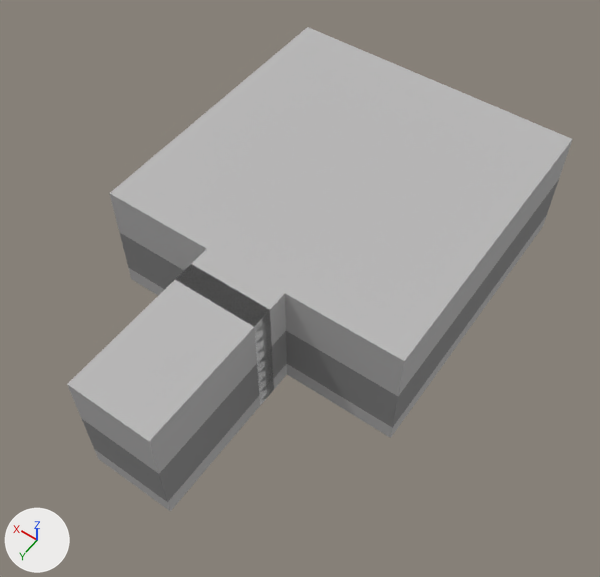
The Blender file Working/level44.blend: old version first, new version second.
One viewpoint serves both versions: a camera (50 mm lens) standing at (-14.2, 45.6, 33.1) and looking at (-0.5, 26.4, 2.9). Arrows for +X, +Y and +Z are at lower left; the lights stay in place.

Objects in the first picture: '1_Door', '1_Plane'.
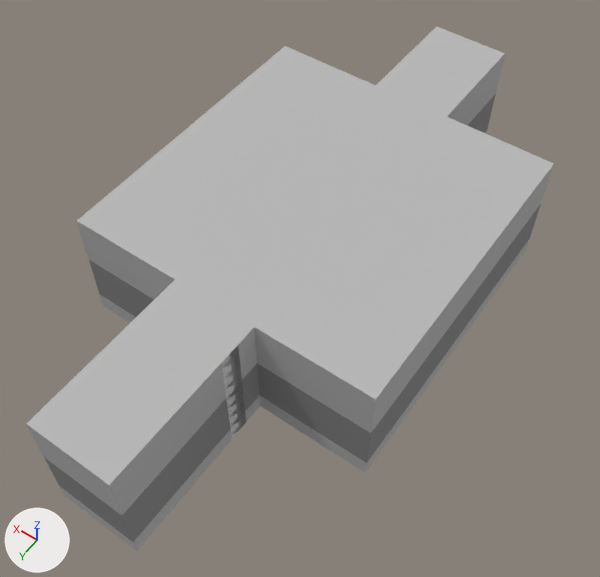
The change, as a diff of the scene's bpy script:
```diff
--- a/Working/level44.blend.py
+++ b/Working/level44.blend.py
@@ me_cube_016 @@
 # used by ob_1_plane; location = (0.0, 22.0, 1.0)
-me_cube_016.from_pydata(...)  # 40 vertices, 38 faces; spans x -7.5..7.5, y -7.5..15.5, z 0.0..6.0
+me_cube_016.from_pydata(...)  # 48 vertices, 46 faces; spans x -7.5..7.5, y -13.5..15.5, z 0.0..6.0
+# me_cube_016 part 1
+# 3 faces are deleted
+# 8 new vertices lie (0.0, -6.0, 0.0) away from vertices in x -2.0..2.0, y -7.5, z 0.0..6.0
+# 8 new faces join them, mat_stone (grey #bbbaba)
+# 3 new faces join them, mat_greystone (grey #8f8f8f)
 me_cube_016.materials.append(mat_stone)
@@ ob_1_door @@
 ob_1_door = bpy.data.objects.new('1_Door', me_cube_004)
-ob_1_door.location = (0.0, 23.0, 1.0)
+ob_1_door.location = (0.0, 25.0, 1.0)
@@ ob_1_plane @@
 ob_1_plane = bpy.data.objects.new('1_Plane', me_cube_016)
-ob_1_plane.location = (0.0, 22.0, 1.0)
+ob_1_plane.location = (0.0, 24.0, 1.0)
```

What differs and where, as boxes (x1, y1, x2, y2) in the pictures (600 x 577 px):
'1_Plane', reshaped, moved (8% taller)
    before: (67, 27, 573, 511)
    after: (26, 26, 554, 551)
'1_Door', moved
    before: (175, 265, 274, 404)
    after: (142, 296, 246, 437)
part 1 of me_cube_016, built on
    after: (376, 26, 505, 134)
